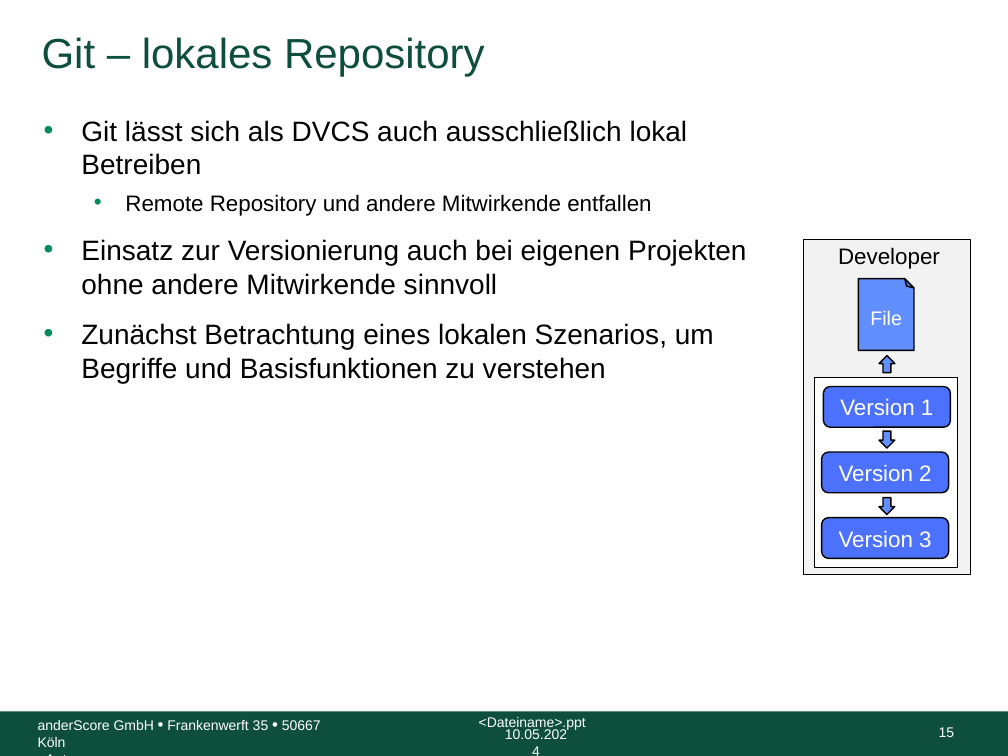
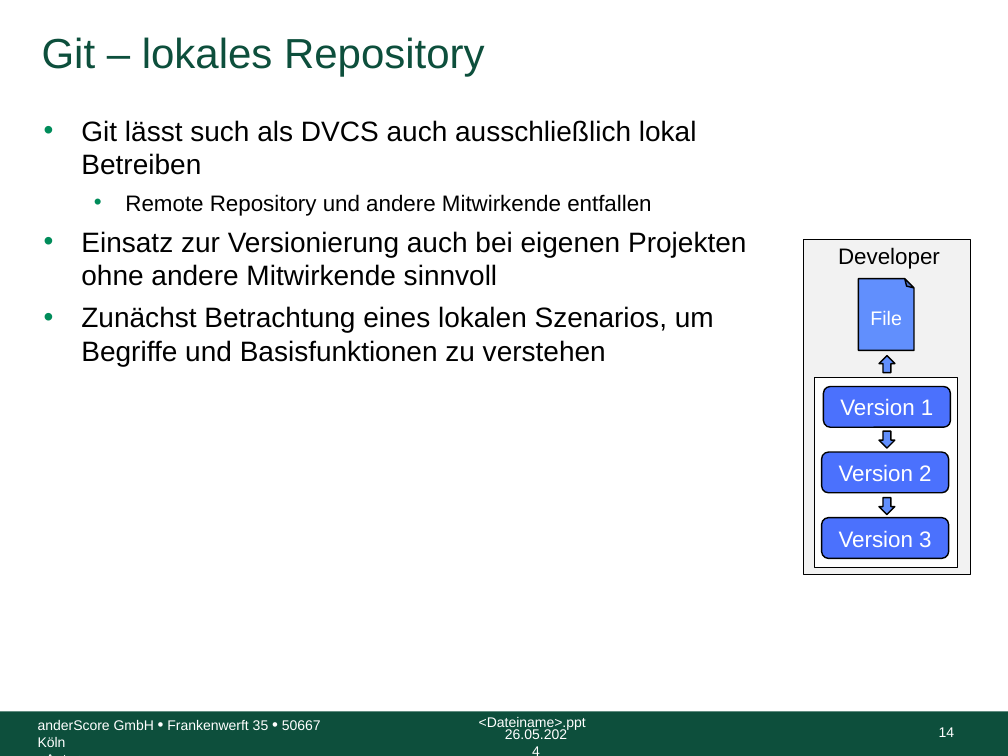
Before and after one commit to anderscore-gmbh/gitlab, a slide deck: slide 14 of slides/Tag-1_2-Git.pptx (slide 15 before the commit). Drawn at 1008x756 pixels with LibreOffice and Linux fonts; fonts in the diff are those of the drawing; background and template pictures are left out. Boxes give left, top, right and bottom in pixels: in the first picture for what was removed or moved away, otherwise in the second. Text is boxed around its words. In the diff, an @@ line names an element or a change of style, - is before the commit and + after.

```diff
--- a/slides/Tag-1_2-Git.pptx
+++ b/slides/Tag-1_2-Git.pptx
@@ text at (x1=81, y1=120, x2=697, y2=175): text changed @@
-• Git lässt sich als DVCS auch ausschließlich lokal Betreiben
+• Git lässt such als DVCS auch ausschließlich lokal Betreiben
@@ text at (x1=81, y1=231, x2=746, y2=366): less space between paragraphs @@
@@ text at (x1=505, y1=729, x2=567, y2=739): text changed @@
-10.05.2024
+26.05.2024
@@ page number at (x1=939, y1=727, x2=955, y2=737): text changed @@
-15
+14
```
Also in this commit, not shown: 29 other slides changed, 30 slides added, 7 slides removed, 2 other files.
